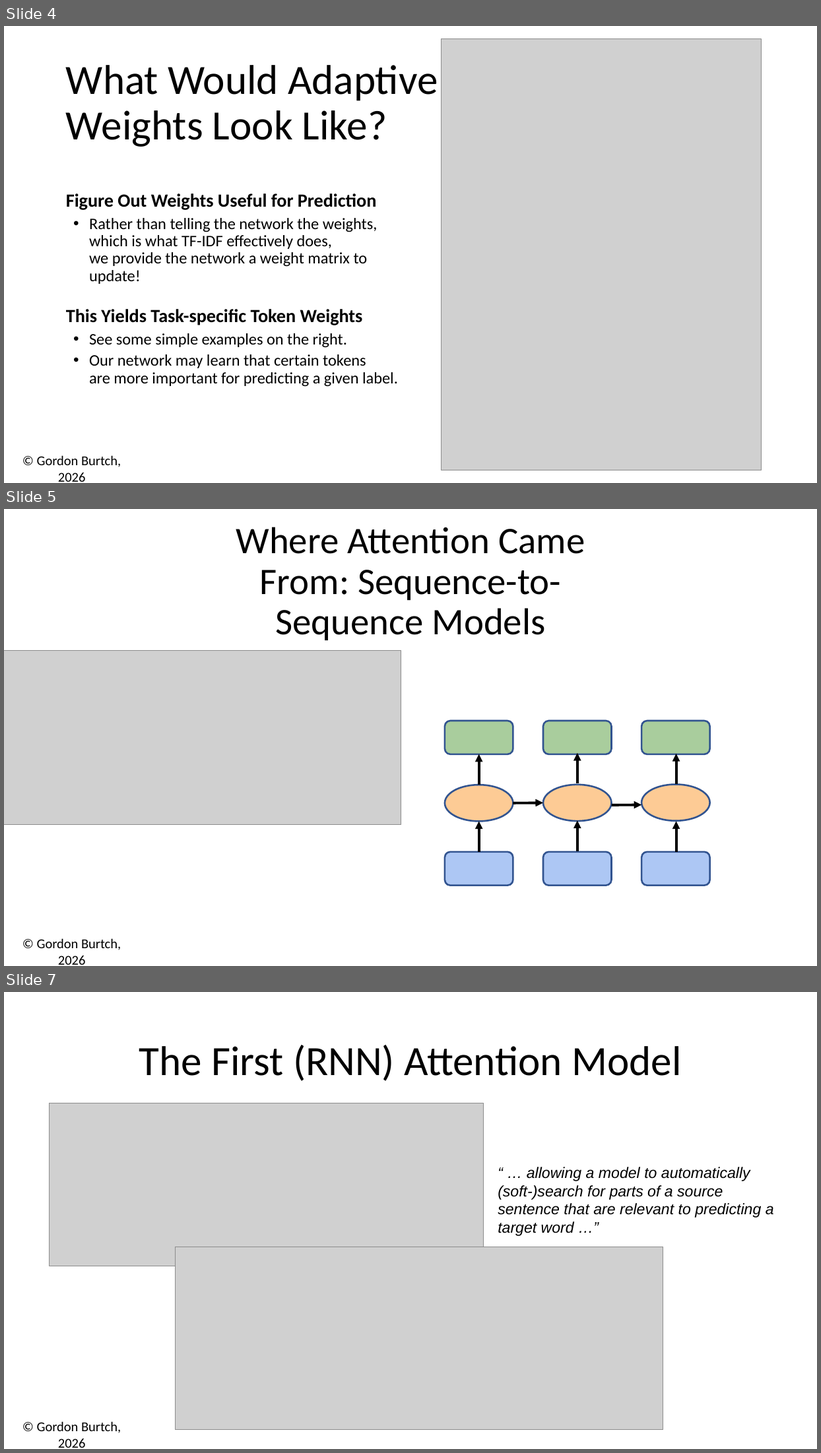
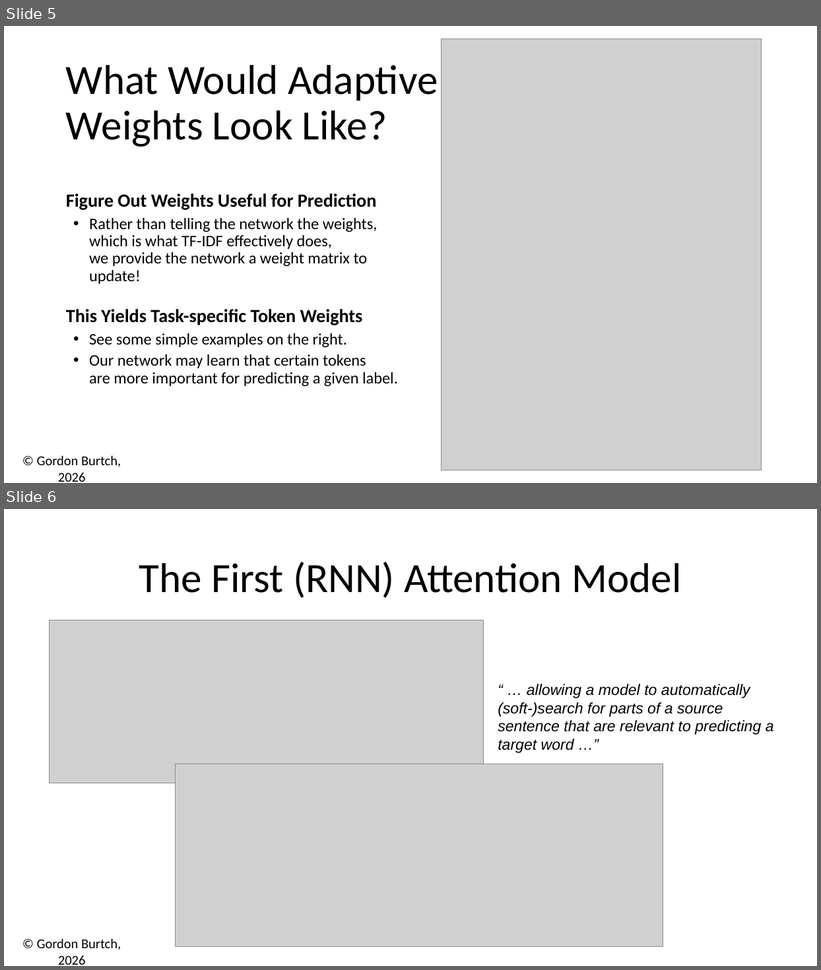
Before and after one commit to gburtch/BA510-2026, a slide deck: Week 9/9.1 - Attention and Transformers.pptx. Shown one above the other, each under a label of ours: slides 4, 5 and 7 before the commit, slides 5 and 6 after it; the slides between them are not shown. The pictures are 821x1453 and 821x970 pixels, drawn with LibreOffice and Linux fonts; fonts in the diff are those of the drawing; grey boxes stand for pictures. Boxes give left, top, right and bottom in pixels: in the first picture for what was removed or moved away, otherwise in the second. Text is boxed around its words. In the diff, an @@ line names an element or a change of style, - is before the commit and + after.

```diff
--- a/Week 9/9.1 - Attention and Transformers.pptx
+++ b/Week 9/9.1 - Attention and Transformers.pptx
@@ slide 5 removed at bbox=[4, 509, 817, 966], background #FFFFFF; not listed: 1 template element that a slide beside it also shows @@
@@ title removed at bbox=[236, 527, 585, 641] @@
-Where Attention Came From: Sequence-to-Sequence Models
@@ picture removed at bbox=[4, 650, 401, 825] @@
@@ group removed at bbox=[445, 721, 710, 886]: 8 arrows, 6 rounded rectangles, 3 ellipses @@
@@ what was slide 4 is now slide 5 @@
@@ what was slide 7 is now slide 6 @@
```
Also in this commit, not shown: 4 slides changed, 1 slide added, 1 other slide removed, 3 other files.
